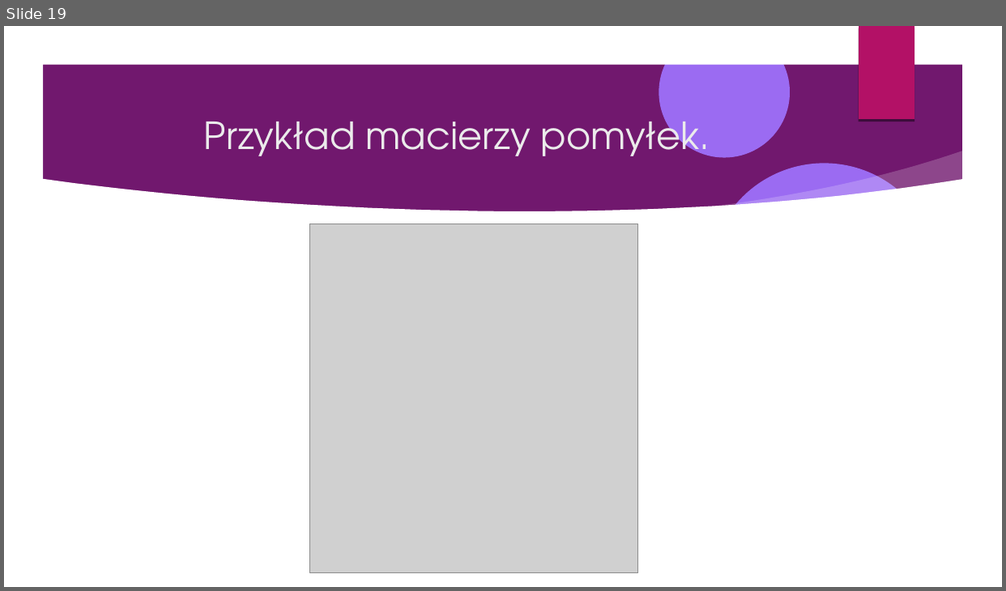
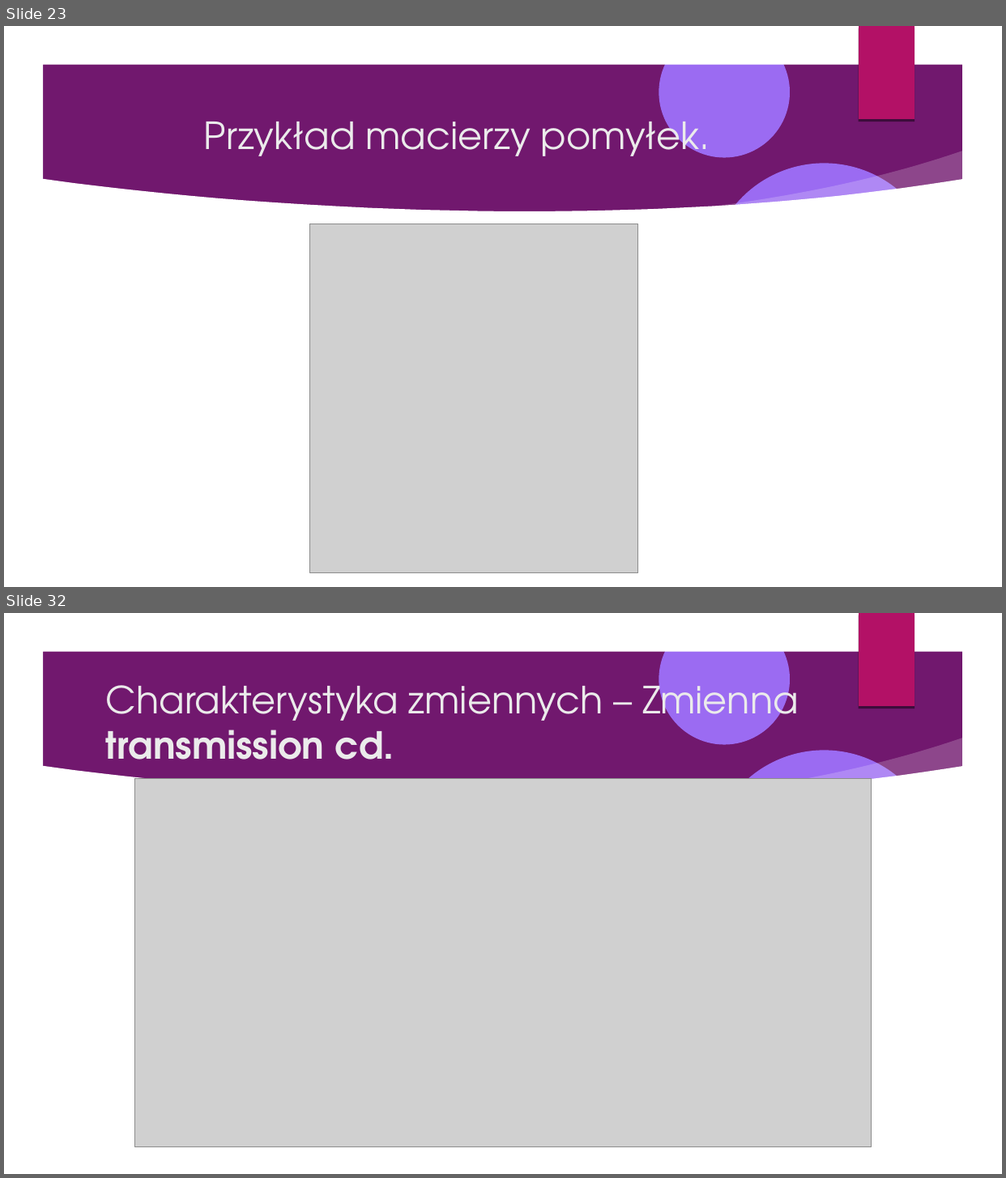
Before and after one commit to Pawel-Tomasz-Nowak/Scientific-collaboration, a slide deck: EmissionAnalysis/Prezentacja projektu.odp. Shown one above the other, each under a label of ours: slide 19 before the commit, slides 23 and 32 after it; the slides between them are not shown. The pictures are 1006x591 and 1006x1178 pixels, drawn with LibreOffice and Linux fonts; fonts in the diff are those of the drawing; grey boxes stand for pictures; background and template pictures are left out. Boxes give left, top, right and bottom in pixels: in the first picture for what was removed or moved away, otherwise in the second. Text is boxed around its words. In the diff, an @@ line names an element or a change of style, - is before the commit and + after.

```diff
--- a/EmissionAnalysis/Prezentacja projektu.odp
+++ b/EmissionAnalysis/Prezentacja projektu.odp
@@ slide 32 added at box(4, 613, 1002, 1174), background picture (left out); not listed: 9 template elements that a slide beside it also shows @@
@@ title added at box(106, 675, 799, 760), 36 pt, text #EBEBEB @@
+Charakterystyka zmiennych – Zmienna transmission cd.
@@ picture added at box(135, 779, 871, 1148) @@
@@ what was slide 19 is now slide 23 @@
```
Also in this commit, not shown: 1 slide changed, 28 other slides added, 3 other files.
